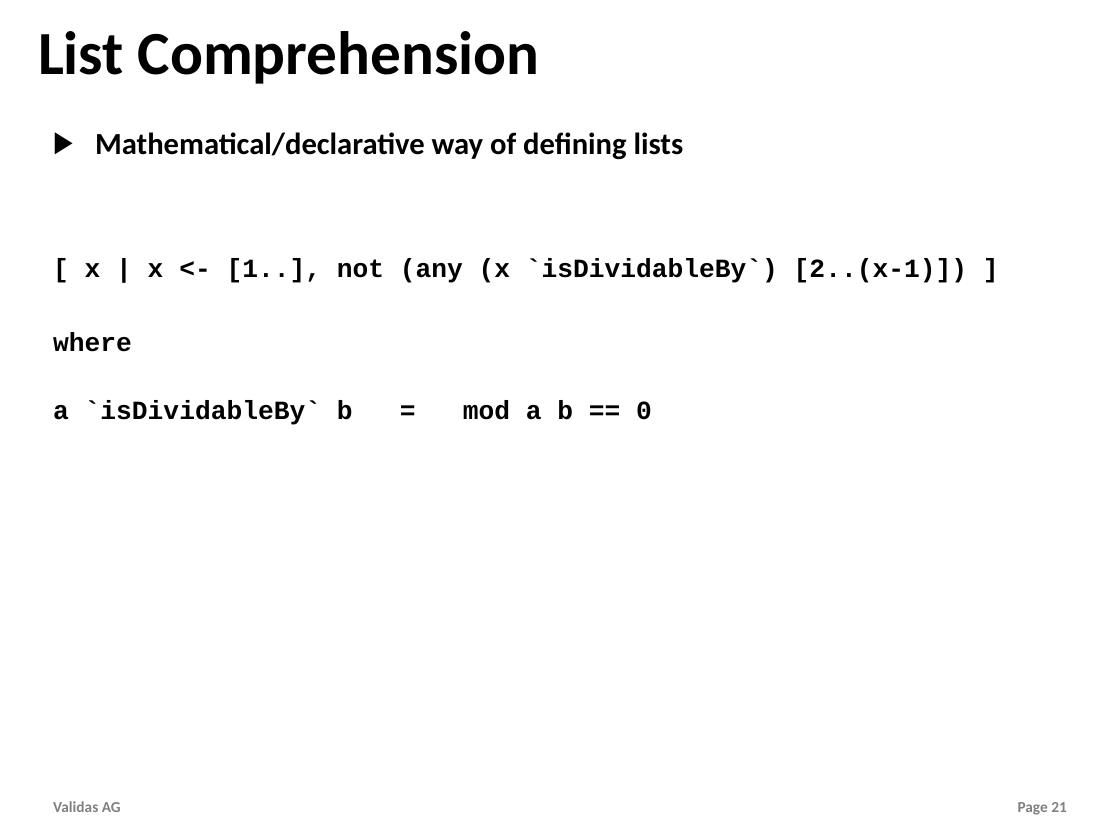
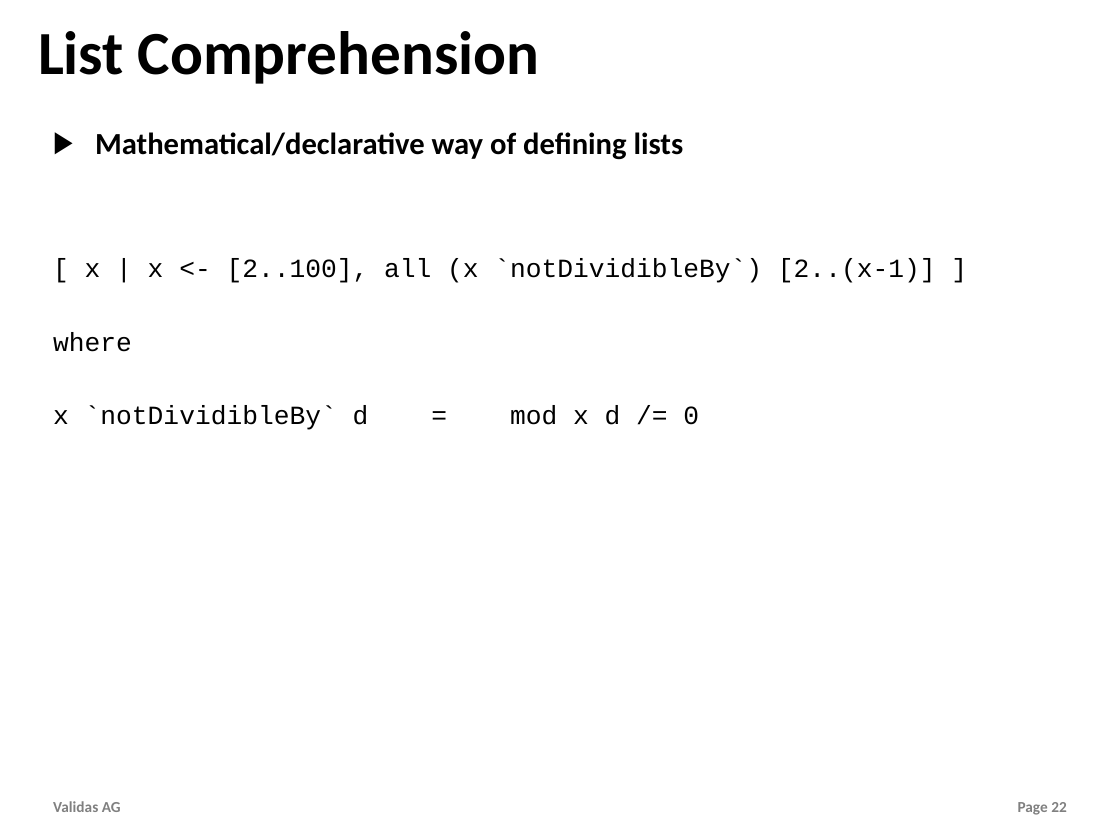
Before and after one commit to theoremprover/tvg, a slide deck: slide 22 of Vortraege/Towards_Haskell.pptx (slide 21 before the commit). Drawn at 1120x840 pixels with LibreOffice and Linux fonts; fonts in the diff are those of the drawing; background and template pictures are left out. Boxes give left, top, right and bottom in pixels: in the first picture for what was removed or moved away, otherwise in the second. Text is boxed around its words. In the diff, an @@ line names an element or a change of style, - is before the commit and + after.

```diff
--- a/Vortraege/Towards_Haskell.pptx
+++ b/Vortraege/Towards_Haskell.pptx
@@ text at box(85, 259, 936, 283): text changed; bold off @@
-[ x | x <- [1..], not (any (x `isDividableBy`) [2..(x-1)]) ]
+[ x | x <- [2..100], all (x `notDividibleBy`) [2..(x-1)] ]
@@ text at box(53, 333, 132, 352): bold off in "where" @@
@@ text at box(53, 406, 699, 430): text changed; bold off @@
-a `isDividableBy` b = mod a b == 0
+x `notDividibleBy` d = mod x d /= 0
@@ page number at box(1018, 802, 1067, 815): text changed @@
-Page 21
+Page 22
```
Also in this commit, not shown: 11 other slides changed, 12 slides added, 2 slides removed, 1 other file.
